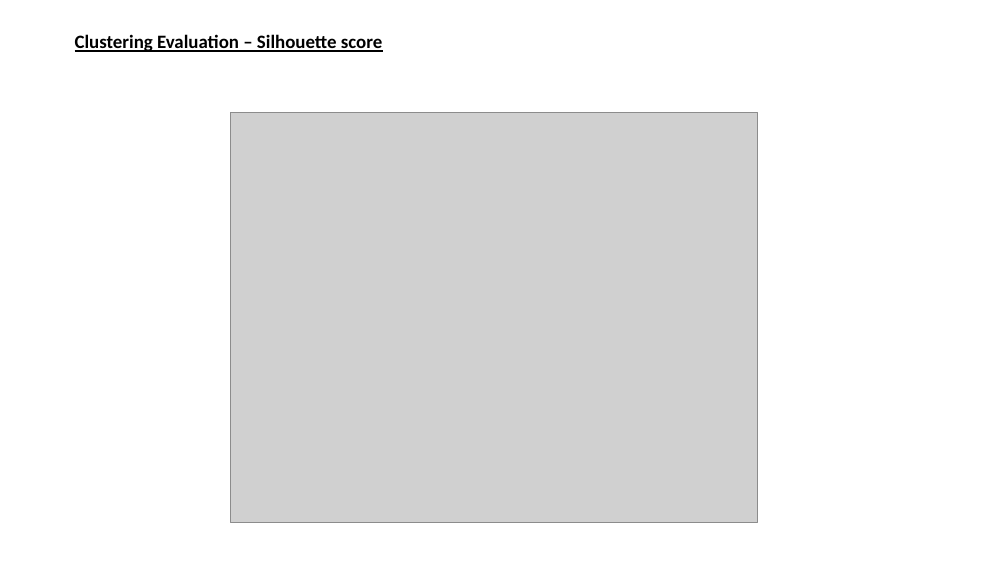
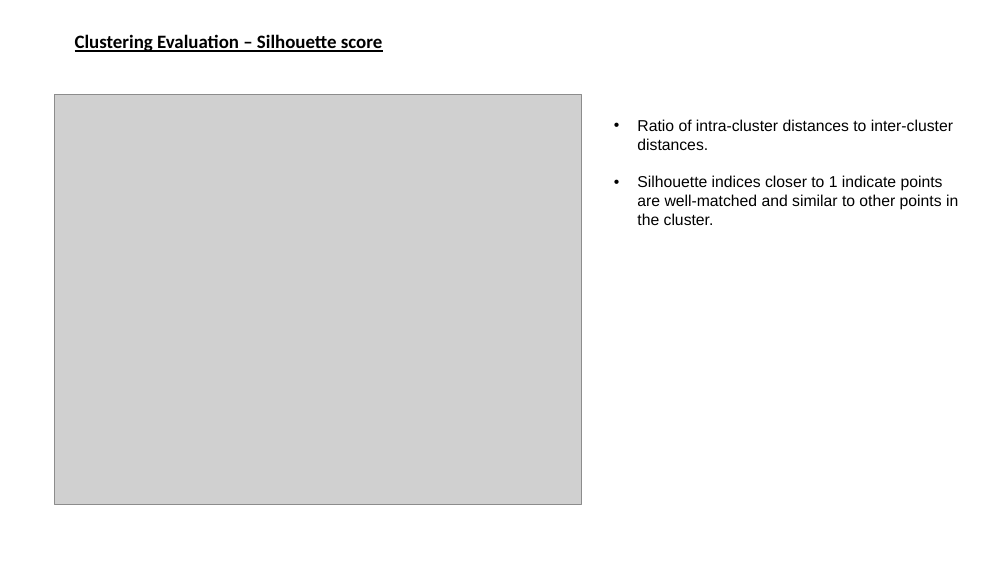
Before and after one commit to UoB-DSMP-2023-24/dsmp-2024-group-38, a slide deck: slide 2 of RFM Analysis of Results.pptx. Drawn at 1008x567 pixels with LibreOffice and Linux fonts; fonts in the diff are those of the drawing; grey boxes stand for pictures. Boxes give left, top, right and bottom in pixels: in the first picture for what was removed or moved away, otherwise in the second. Text is boxed around its words. In the diff, an @@ line names an element or a change of style, - is before the commit and + after.

```diff
--- a/RFM Analysis of Results.pptx
+++ b/RFM Analysis of Results.pptx
@@ picture: place and size @@
-picture at [230,112,758,522]
+picture at [54,95,582,504]
@@ text added at [637,119,958,225], 15 pt, text #000000 @@
+• Ratio of intra-cluster distances to inter-cluster distances.
+• Silhouette indices closer to 1 indicate points are well-matched and similar to other points in the cluster.
```
Also in this commit, not shown: 1 other slide changed, 1 other file.
